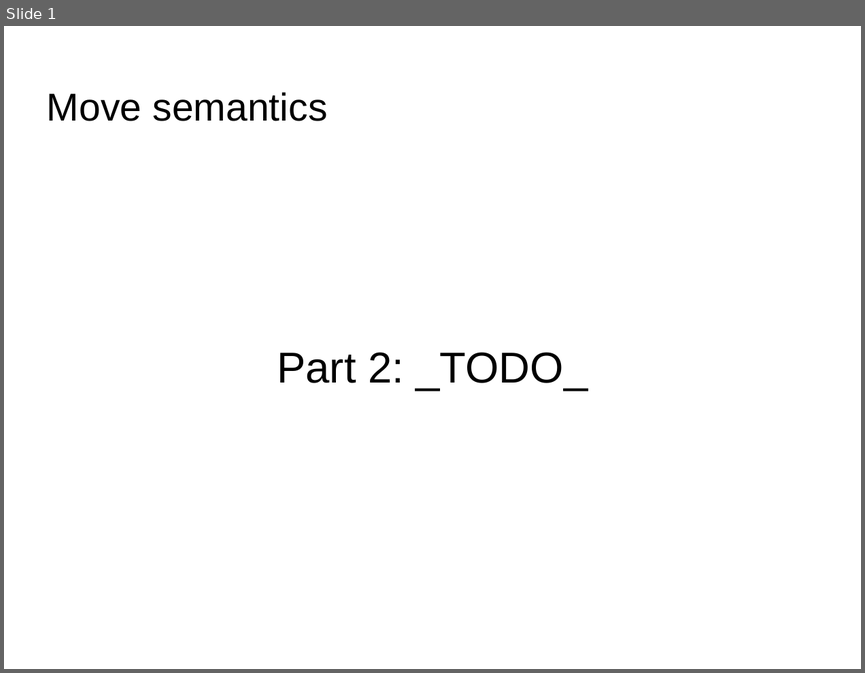
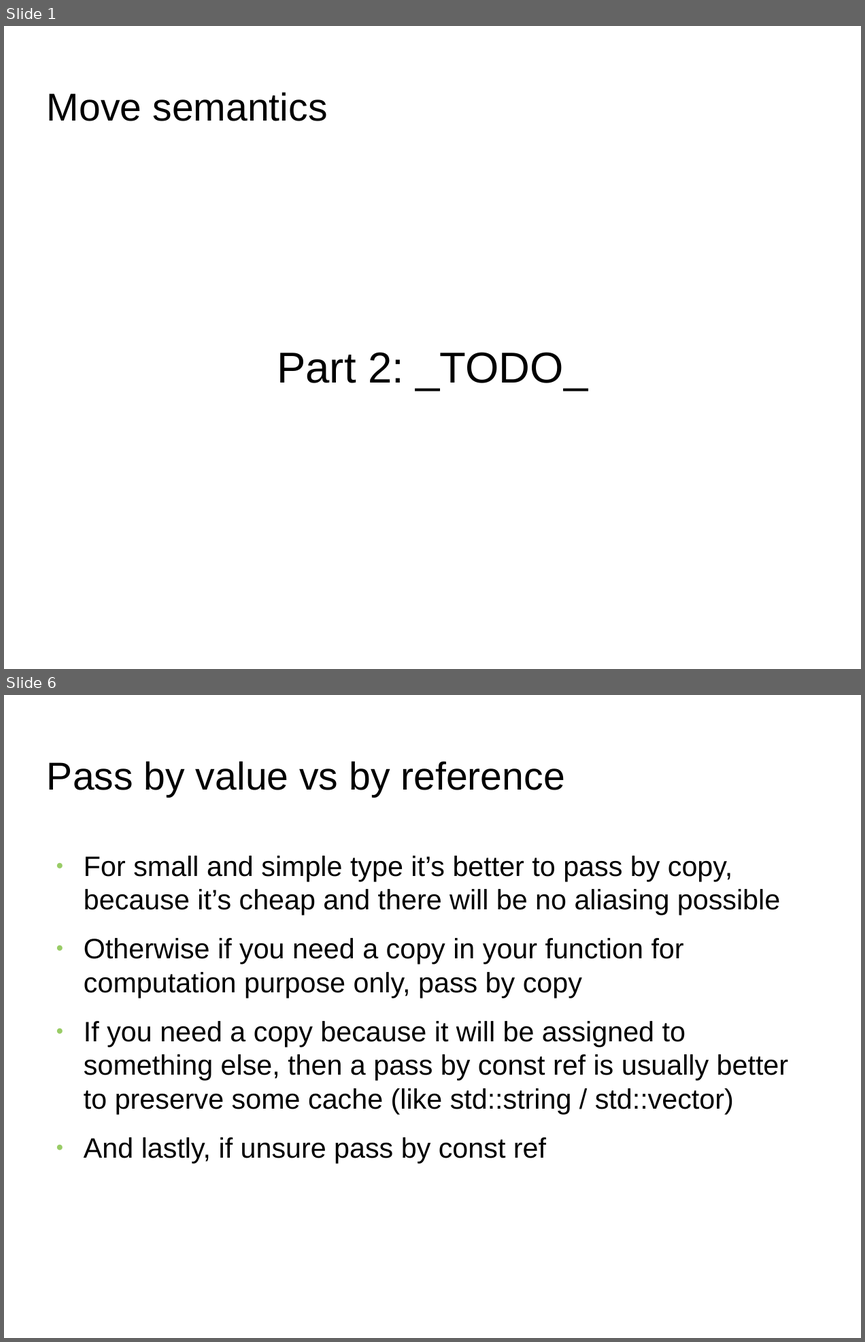
Before and after one commit to FranckRJ/CPP-trainings, a slide deck: traning-move.pt2.odp. Shown one above the other, each under a label of ours: slide 1 before the commit, slides 1 and 6 after it; the slides between them are not shown. The pictures are 865x673 and 865x1342 pixels, drawn with LibreOffice and Linux fonts; fonts in the diff are those of the drawing; background and template pictures are left out. Boxes give left, top, right and bottom in pixels: in the first picture for what was removed or moved away, otherwise in the second. Text is boxed around its words. In the diff, an @@ line names an element or a change of style, - is before the commit and + after.

```diff
--- a/traning-move.pt2.odp
+++ b/traning-move.pt2.odp
@@ slide 6 added at [4,695,861,1338], background picture (left out) @@
@@ title added at [47,761,565,797], 36 pt, text #000000 @@
+Pass by value vs by reference
@@ text added at [84,855,788,1163], 26 pt, text #000000 @@
+● For small and simple type it’s better to pass by copy, because it’s cheap and there will be no aliasing possible
+● Otherwise if you need a copy in your function for computation purpose only, pass by copy
+● If you need a copy because it will be assigned to something else, then a pass by const ref is usually better to preserve some cache (like std::string / std::vector)
+● And lastly, if unsure pass by const ref
```
Also in this commit, not shown: 1 slide changed, 3 other slides added, 1 other file.
